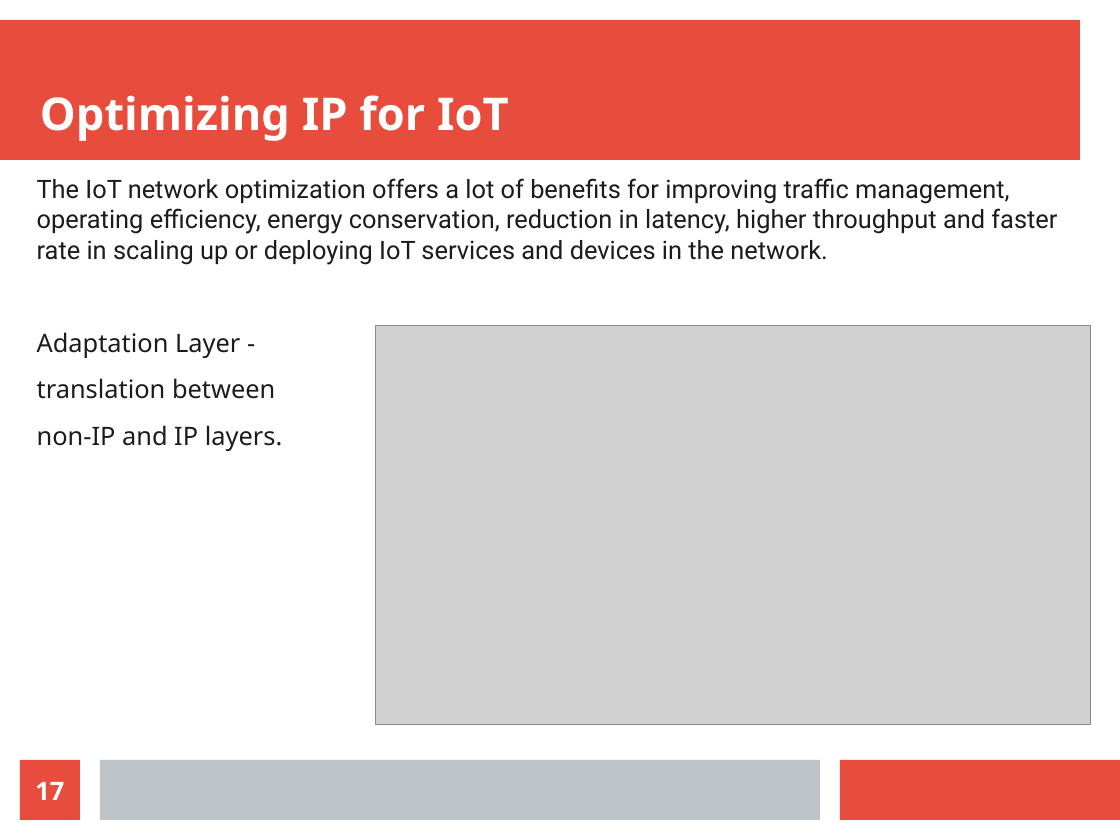
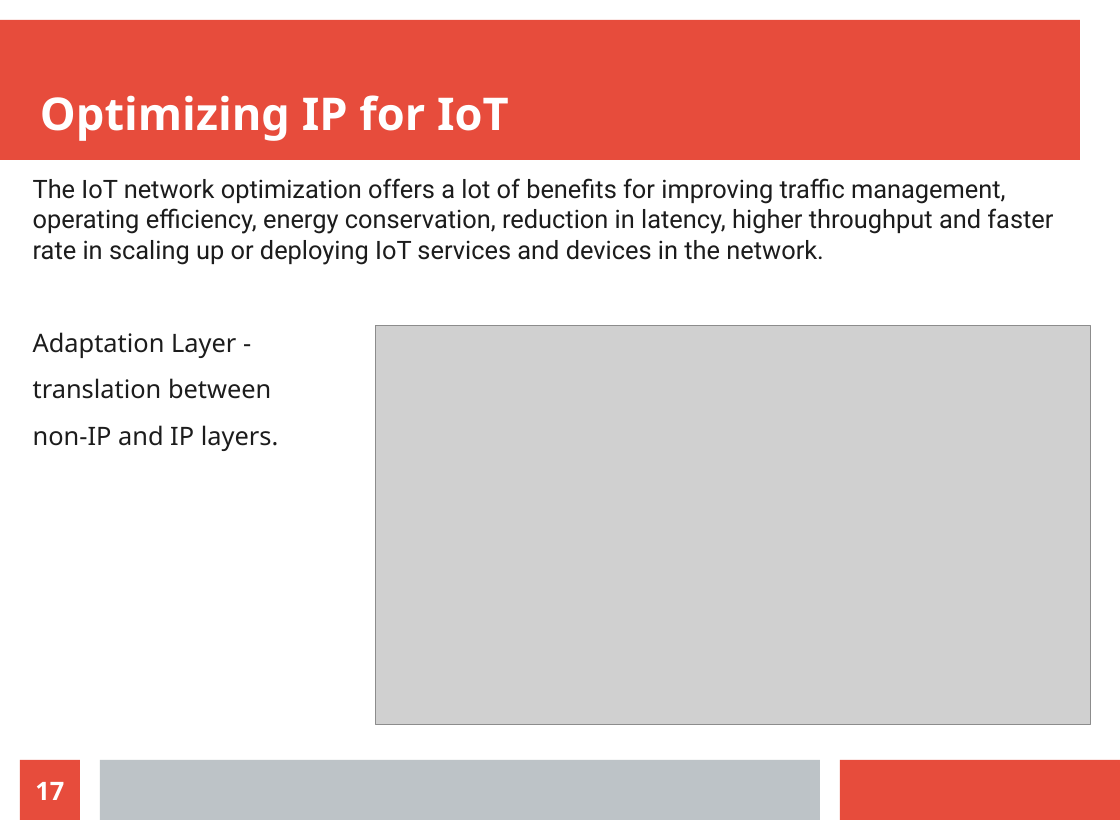
Before and after one commit to Dihfahsih1/Masters-Software-Engineering, a slide deck: slide 17 of yr-sem1/IoT/Chapter-5-slides.odp. Drawn at 1120x840 pixels with LibreOffice and Linux fonts; fonts in the diff are those of the drawing; grey boxes stand for pictures. Boxes give left, top, right and bottom in pixels: in the first picture for what was removed or moved away, otherwise in the second. Text is boxed around its words. In the diff, an @@ line names an element or a change of style, - is before the commit and + after.

```diff
--- a/yr-sem1/IoT/Chapter-5-slides.odp
+++ b/yr-sem1/IoT/Chapter-5-slides.odp
@@ text "The IoT network optimization offers ...": place and size @@
-text "The IoT network optimization offers ..." at [37,178,1057,451]
+text "The IoT network optimization offers ..." at [33,178,1053,451]
```
Also in this commit, not shown: 2 other files.
